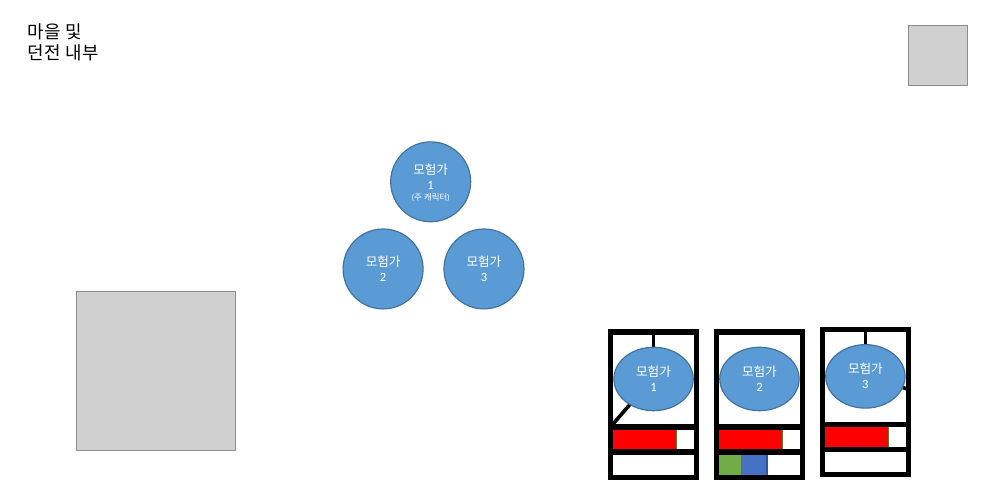
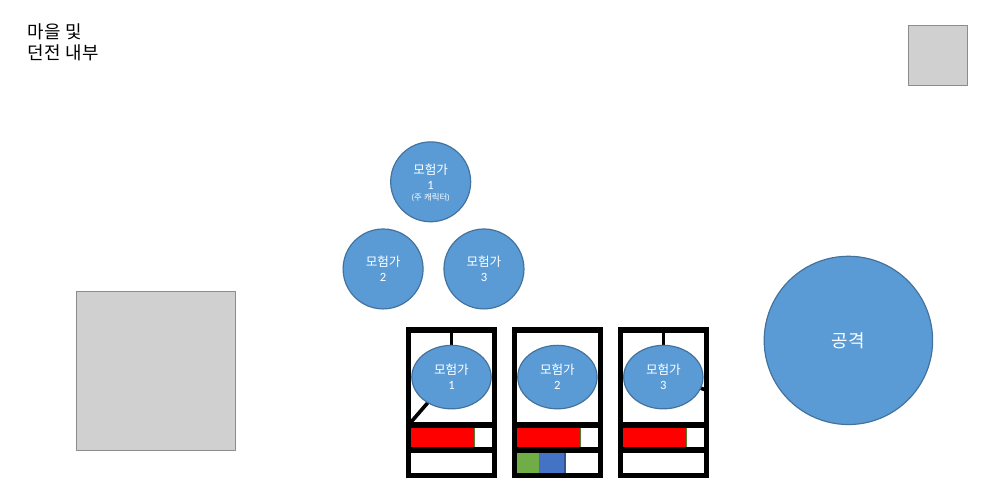
Before and after one commit to cgim971/DayDay_Project_1, a slide deck: slide 3 of 기획/기획서-ppt.pptx. Drawn at 1008x490 pixels with LibreOffice and Linux fonts; fonts in the diff are those of the drawing; grey boxes stand for pictures. Boxes give left, top, right and bottom in pixels: in the first picture for what was removed or moved away, otherwise in the second. Text is boxed around its words. In the diff, an @@ line names an element or a change of style, - is before the commit and + after.

```diff
--- a/기획/기획서-ppt.pptx
+++ b/기획/기획서-ppt.pptx
@@ ellipse added at bbox=[764, 257, 933, 426], fill #5B9BD5, outline #43739E 1 pt, 15 pt, text #FFFFFF @@
+공격
@@ 6 rectangles, 3 ellipses, 3 lines: place and size @@
-6 rectangles, 3 ellipses, 3 lines at bbox=[614, 330, 908, 478]
+6 rectangles, 3 ellipses, 3 lines at bbox=[412, 331, 707, 476]
@@ 8 rectangles, 1 line: place and size @@
-8 rectangles, 1 line at bbox=[611, 330, 908, 478]
+8 rectangles, 1 line at bbox=[408, 331, 706, 476]
```
Also in this commit, not shown: 1 other slide changed, 12 other files.
